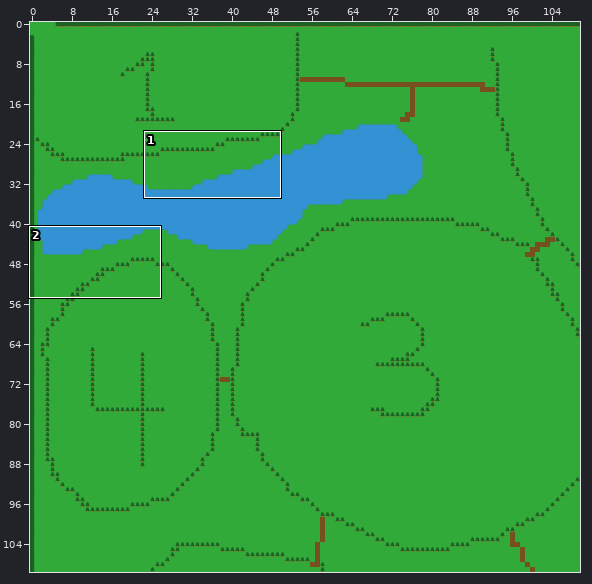
Two states of a Tiled map, Content/map/woods.tmx. Above: a wide view before the commit, with the close-up outlined.
Close-up. As it was:
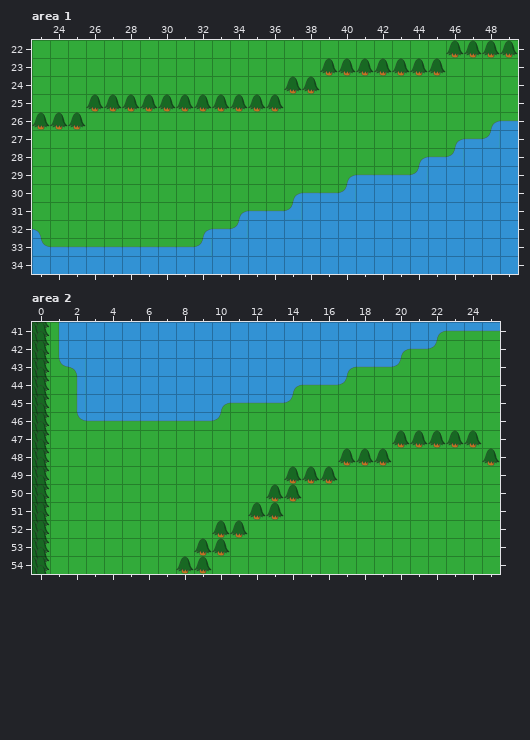
Cells are 52x52 px. Shown: area 1 x 23..49, y 22..34; area 2 x 0..25, y 41..54. The commit also changed other parts of the map, which this record leaves out.
New version:
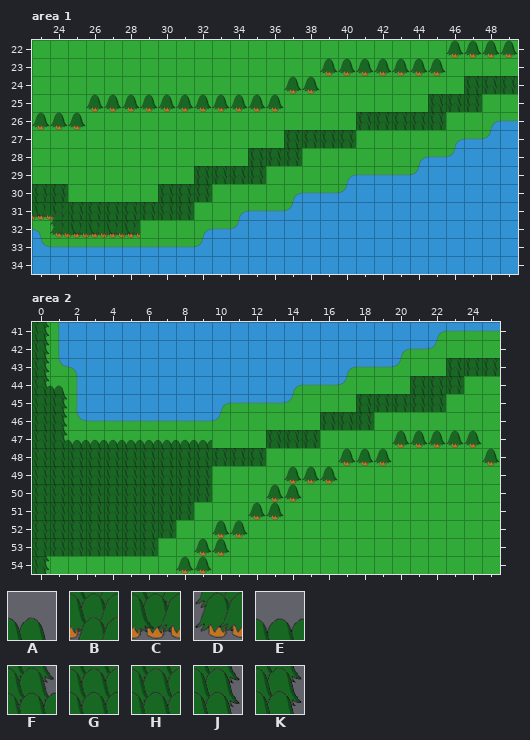
Key: from "woods_tiles": A 96, B 106, C 108, D 120, E 147, F 149, G 161, H 163, J 166, K 180.
_ is an empty cell.
The exact change:
Layer "backlayer", area 1:
Tile B now appears in row 31 at x 24.
Tile C now appears in row 31 at x 23; in row 32 at x 25 to 28.
Tile D now appears in row 32 at x 24.
Tile H now appears in row 24 at x 47 to 49; in row 25 at x 45 to 47; in row 26 at x 41 to 45; in row 27 at x 37 to 40; in row 28 at x 35 to 37; in row 29 at x 32 to 35.
Tile H now appears in row 30 at x 23 to 24 and 30 to 32; in row 31 at x 25 to 31.
Layer "backlayer", area 2:
Tile A now appears in row 44 at x 1.
Tile E now appears in row 47 at x 2 to 9.
The author changed tile K to tile F in row 44 at x 0.
Tile F now appears in row 47 at x 1.
The author changed tile K to tile G in rows 45 to 50 at x 0.
Tile G now appears in rows 48 to 50 at x 1 to 9.
The author changed tile K to tile H in rows 51 to 53 at x 0.
Tile H now appears in row 43 at x 23 to 25; in row 44 at x 21 to 23; in row 45 at x 18 to 22; in row 46 at x 16 to 18; in row 47 at x 13 to 15; in row 48 at x 10 to 12.
Tile H now appears in row 51 at x 1 to 8; in row 52 at x 1 to 7; in row 53 at x 1 to 6.
Tile J now appears in rows 45 to 46 at x 1.
Boxes around the changes in both close-ups, in picture pixels (x1, y1, x2, y2):
added: (32, 76, 518, 238)
changed: (32, 358, 500, 556)
